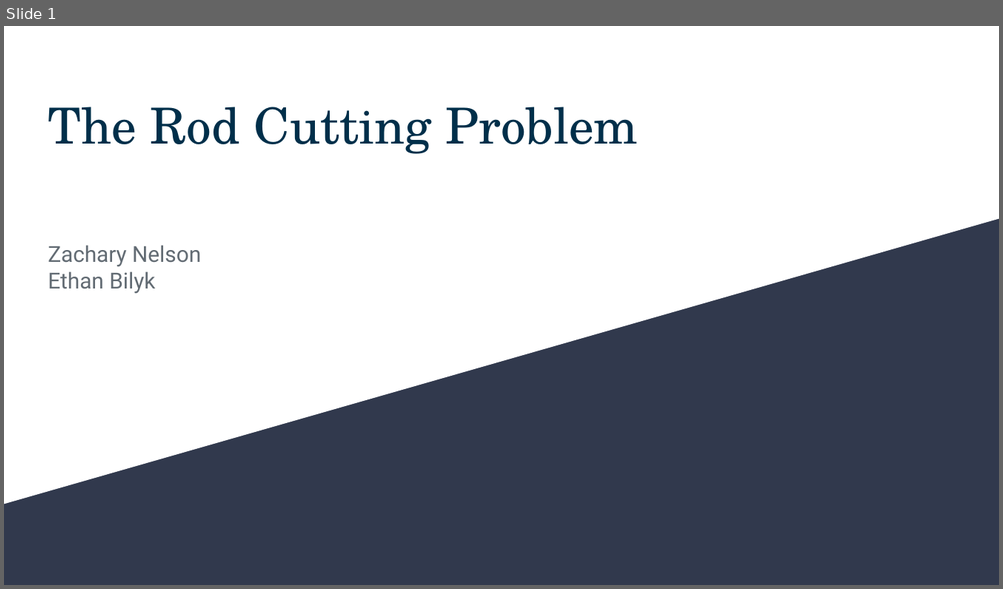
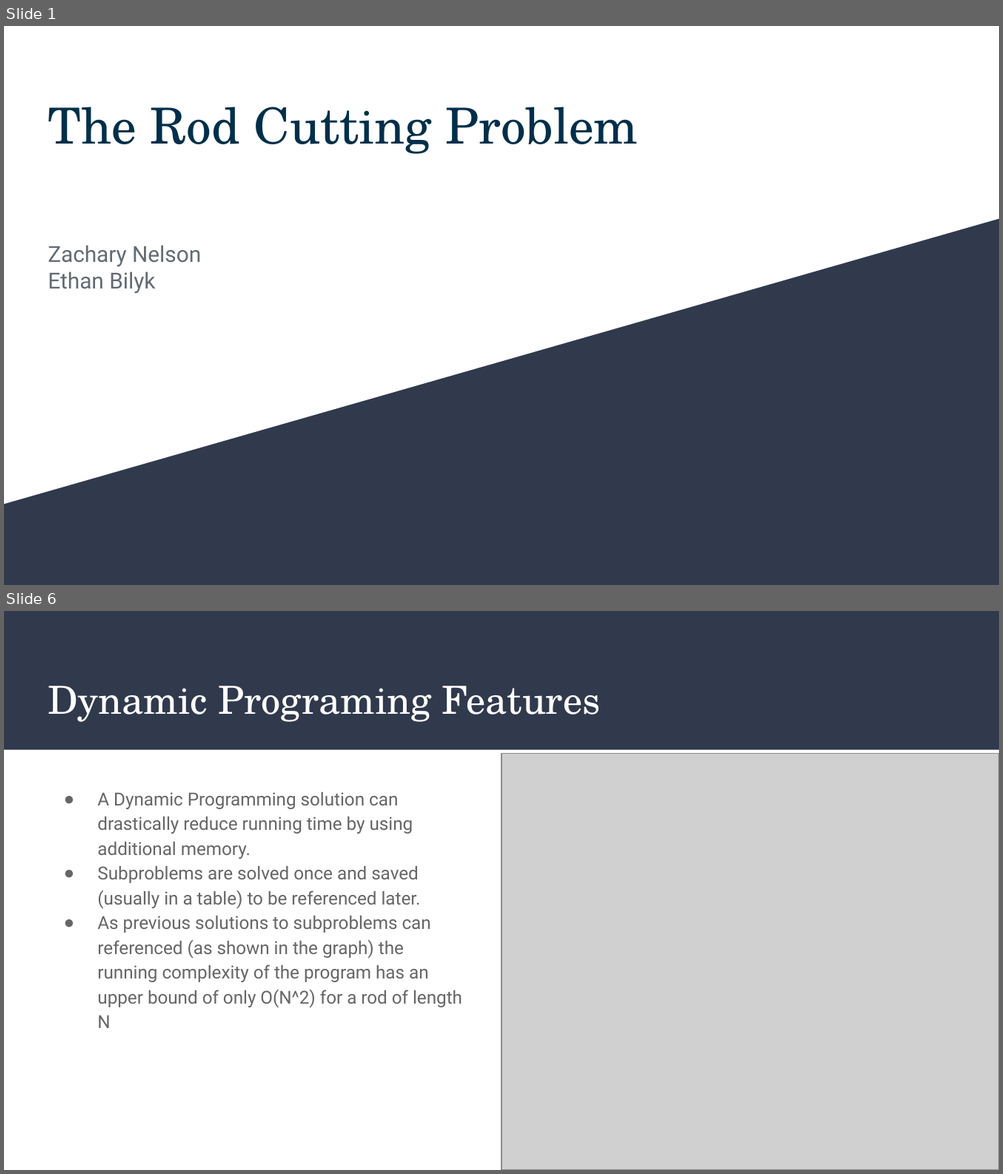
Before and after one commit to Primeeight/C311-Project, a slide deck: doc/The Rod Cutting Problem.pptx. Shown one above the other, each under a label of ours: slide 1 before the commit, slides 1 and 6 after it; the slides between them are not shown. The pictures are 1003x589 and 1003x1174 pixels, drawn with LibreOffice and Linux fonts; fonts in the diff are those of the drawing; grey boxes stand for pictures. Boxes give left, top, right and bottom in pixels: in the first picture for what was removed or moved away, otherwise in the second. Text is boxed around its words. In the diff, an @@ line names an element or a change of style, - is before the commit and + after.

```diff
--- a/doc/The Rod Cutting Problem.pptx
+++ b/doc/The Rod Cutting Problem.pptx
@@ slide 6 added at (4,611,999,1170), background #FFFFFF @@
@@ rectangle added at (4,611,999,750), fill #31394D @@
@@ title added at (48,686,600,722), 28 pt, text #FFFFFF @@
+Dynamic Programing Features
@@ picture added at (501,753,999,1170) @@
@@ text added at (97,792,462,1028), 13 pt, text #666666 @@
+● A Dynamic Programming solution can drastically reduce running time by using additional memory.
+● Subproblems are solved once and saved (usually in a table) to be referenced later.
+● As previous solutions to subproblems can referenced (as shown in the graph) the running complexity of the program has an upper bound of only O(N^2) for a rod of length N
```
Also in this commit, not shown: 11 other slides added, 1 other file.
